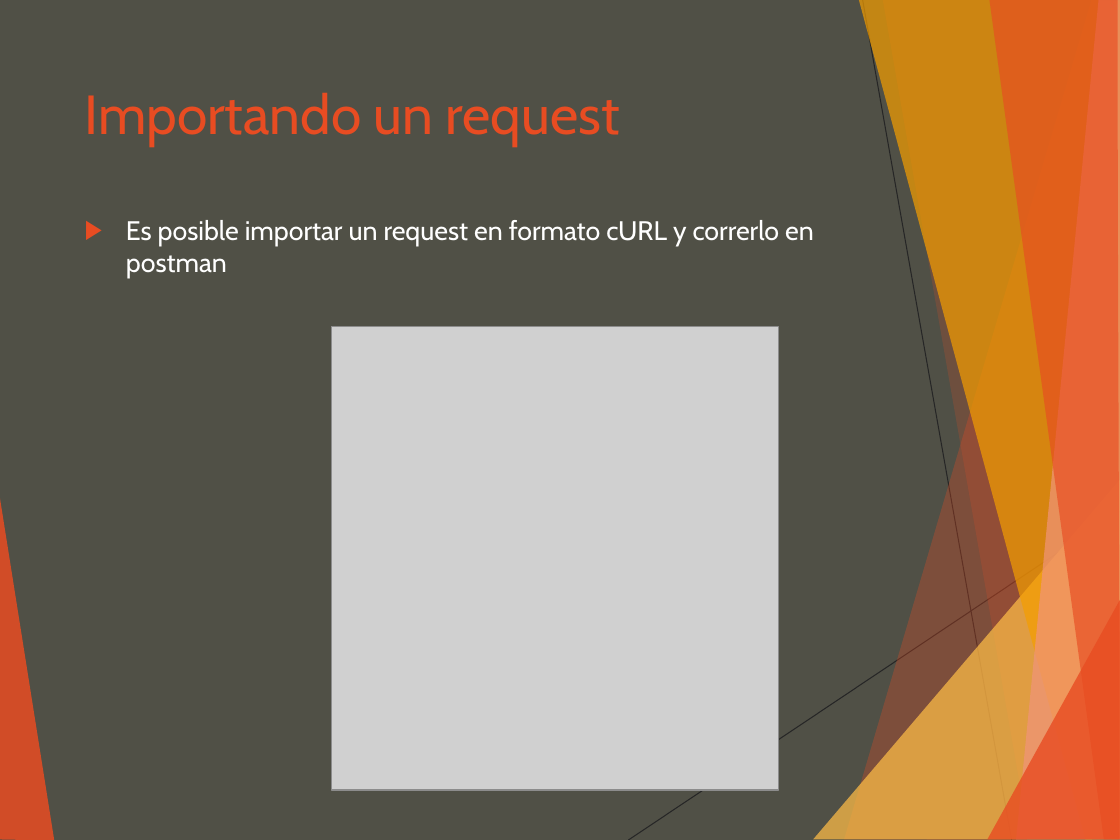
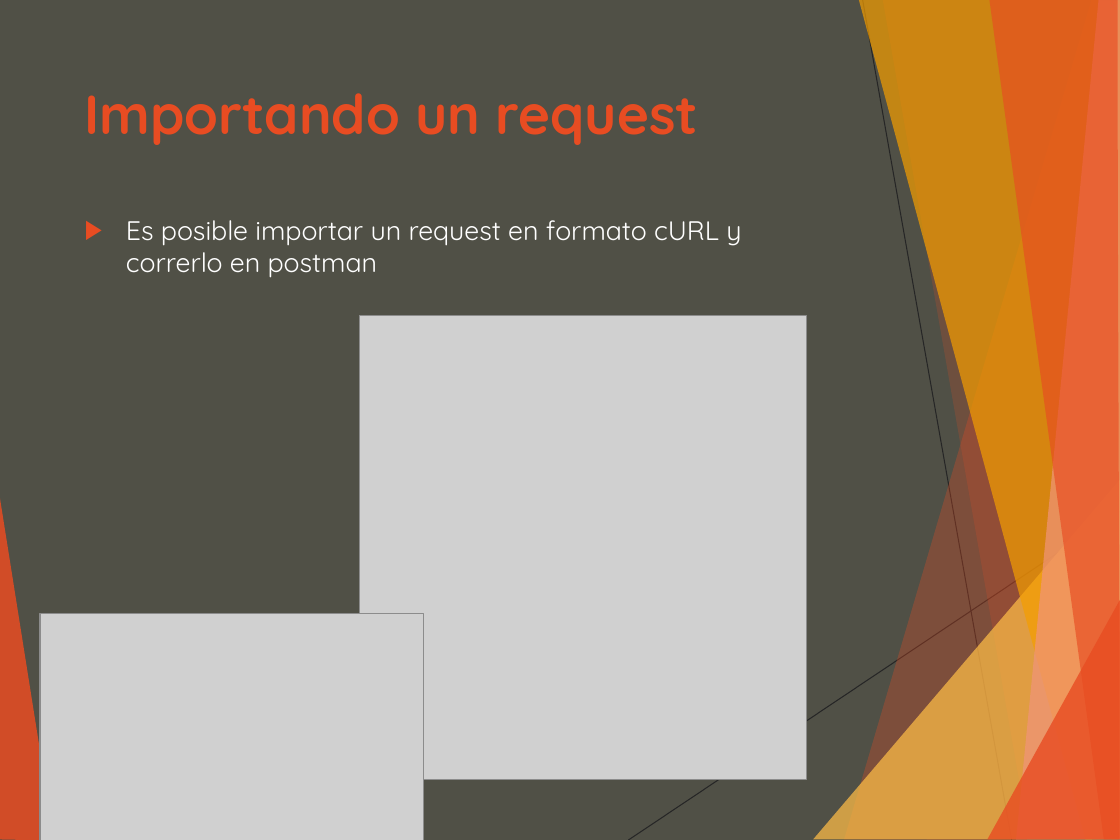
Before and after one commit to luisgepeto/PostmanCourse, a slide deck: slide 15 of Presentacion.ppt. Drawn at 1120x840 pixels with LibreOffice and Linux fonts; fonts in the diff are those of the drawing; grey boxes stand for pictures. Boxes give left, top, right and bottom in pixels: in the first picture for what was removed or moved away, otherwise in the second. Text is boxed around its words. In the diff, an @@ line names an element or a change of style, - is before the commit and + after.

```diff
--- a/Presentacion.ppt
+++ b/Presentacion.ppt
@@ text "Importando un request" at <box>85,93,698,145</box>: font Cabin to Quicksand, bold on @@
@@ text "Es posible importar un request ..." at <box>126,220,741,278</box>: font Cabin to Quicksand @@
@@ picture: place and size @@
-picture at <box>331,327,779,791</box>
+picture at <box>360,316,807,780</box>
@@ picture added at <box>40,614,424,840</box> @@
```
Also in this commit, not shown: 27 other slides changed, 4 other files.
